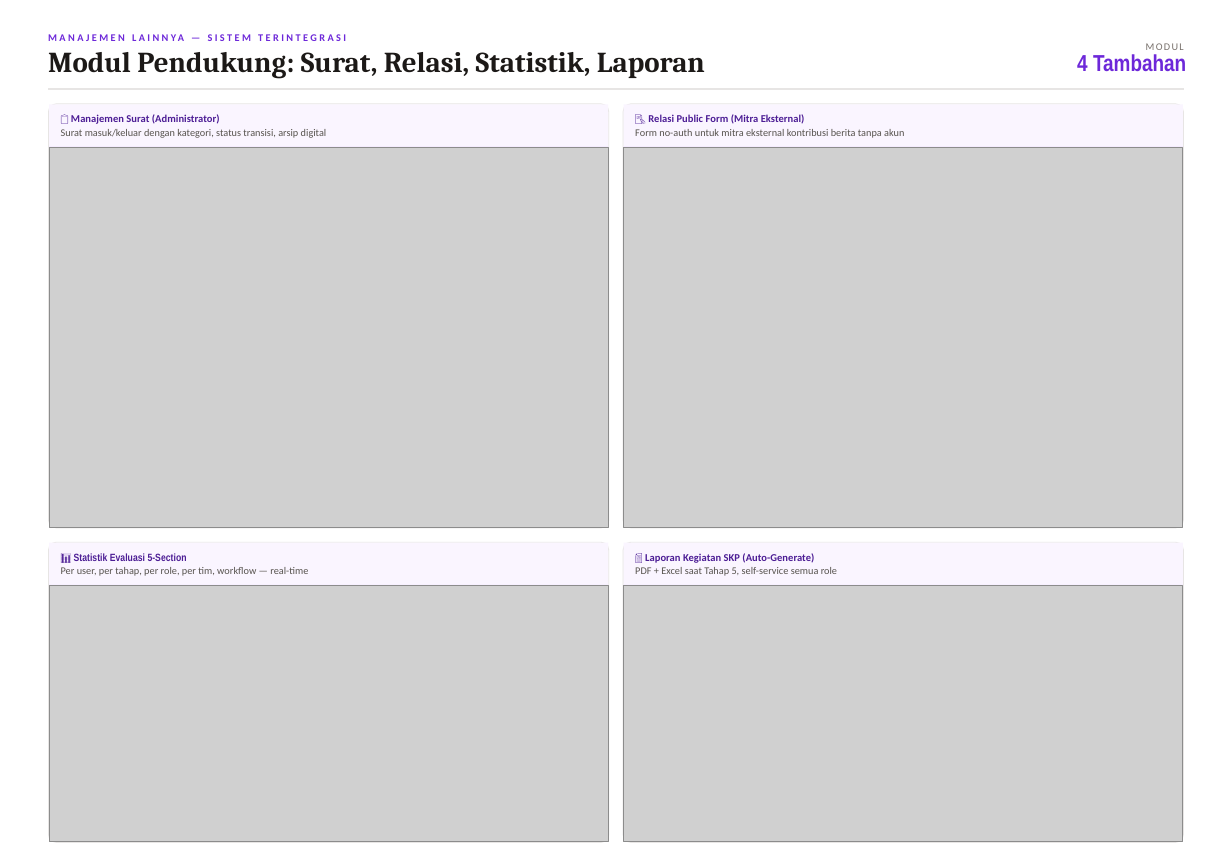
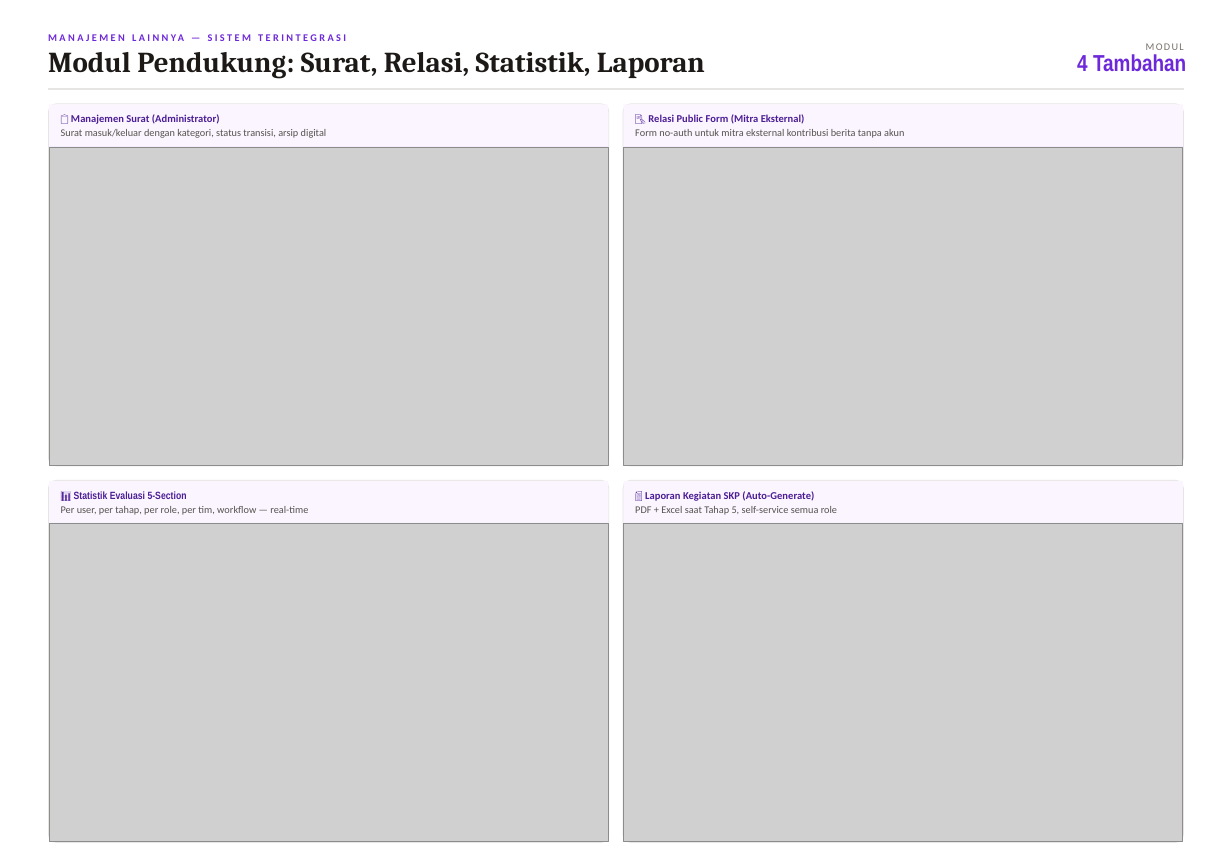
Before and after one commit to fajri-mkw/my-project, a slide deck: slide 6 of public/Pushakin-Flows-Award-2026-v3.pptx. Drawn at 1232x866 pixels with LibreOffice and Linux fonts; fonts in the diff are those of the drawing; grey boxes stand for pictures. Boxes give left, top, right and bottom in pixels: in the first picture for what was removed or moved away, otherwise in the second. Text is boxed around its words. In the diff, an @@ line names an element or a change of style, - is before the commit and + after.

```diff
--- a/public/Pushakin-Flows-Award-2026-v3.pptx
+++ b/public/Pushakin-Flows-Award-2026-v3.pptx
@@ rounded rectangle: place and size @@
-rounded rectangle at [49, 104, 609, 528]
+rounded rectangle at [49, 104, 609, 466]
@@ rounded rectangle: place and size @@
-rounded rectangle at [623, 104, 1183, 528]
+rounded rectangle at [623, 104, 1183, 466]
@@ picture: place and size @@
-picture at [49, 147, 608, 527]
+picture at [49, 147, 608, 465]
@@ picture: place and size @@
-picture at [624, 147, 1183, 527]
+picture at [624, 147, 1183, 465]
@@ rounded rectangle: place and size @@
-rounded rectangle at [49, 543, 609, 843]
+rounded rectangle at [49, 481, 609, 843]
@@ proportions changed in 4 elements at [49, 104, 609, 466], [623, 104, 1183, 466], [49, 481, 609, 843], [623, 481, 1183, 843] @@
@@ rounded rectangle: place and size @@
-rounded rectangle at [623, 543, 1183, 843]
+rounded rectangle at [623, 481, 1183, 843]
@@ 4 texts, 2 rectangles: place and size @@
-4 texts, 2 rectangles at [49, 543, 1183, 586]
+4 texts, 2 rectangles at [49, 482, 1183, 524]
@@ picture: place and size @@
-picture at [49, 586, 608, 842]
+picture at [49, 524, 608, 842]
@@ line moved from (49, 586) - (608, 586) to (49, 523) - (608, 523) @@
@@ picture: place and size @@
-picture at [624, 586, 1183, 842]
+picture at [624, 524, 1183, 842]
@@ line moved from (624, 586) - (1183, 586) to (624, 523) - (1183, 523) @@
```
Also in this commit, not shown: 1 other slide changed, 24 other files.
